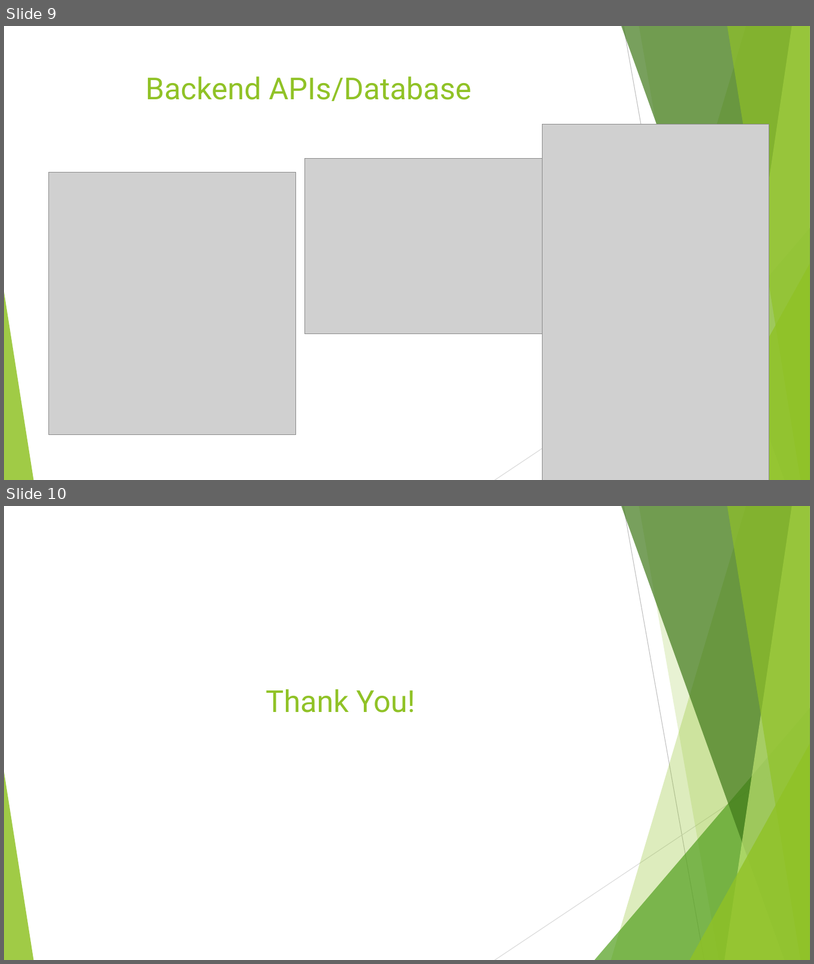
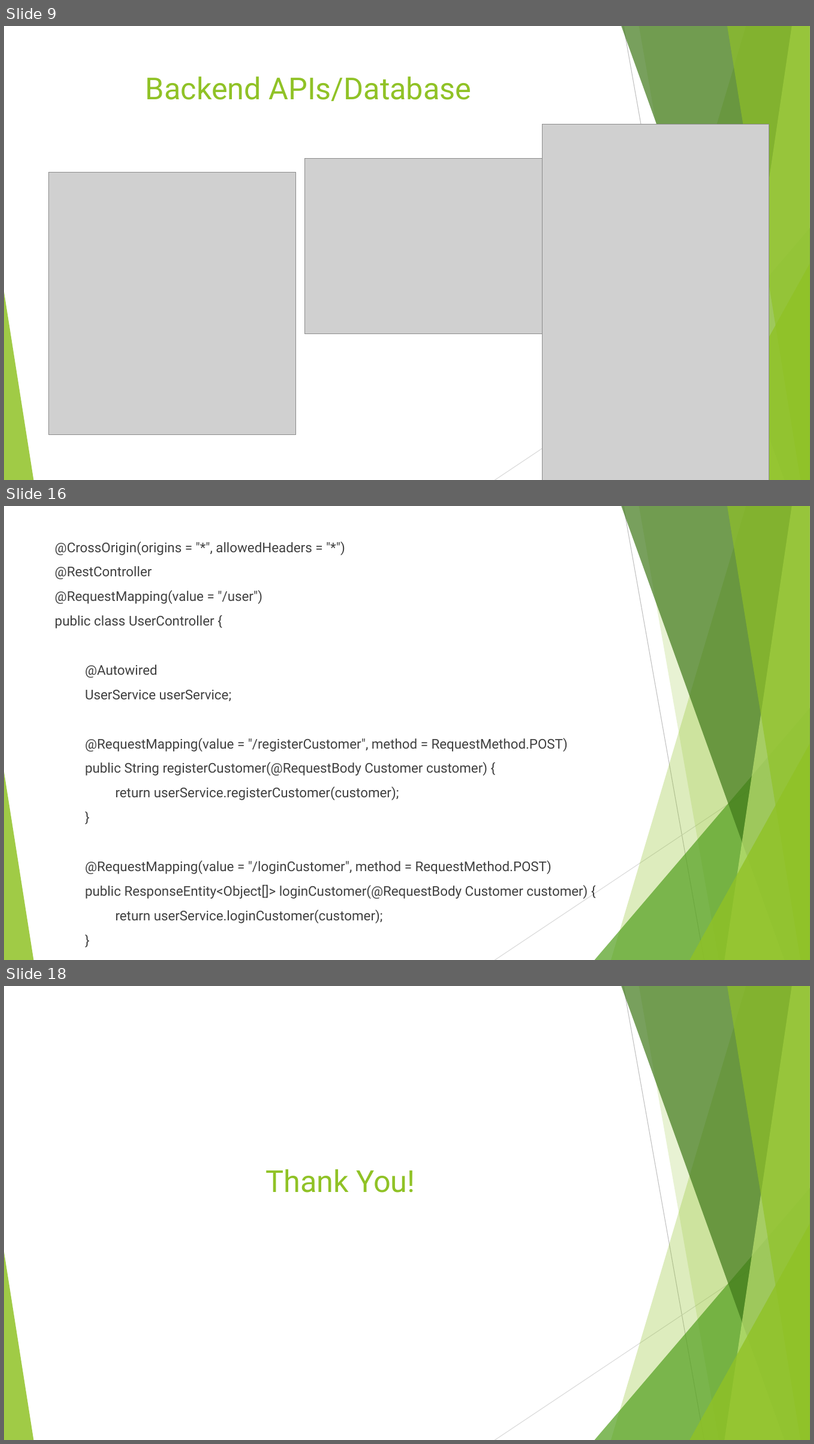
Before and after one commit to ksharish72/ShoppingCart_SpringMVC_React, a slide deck: ShoppingCartDocumentation.pptx. Shown one above the other, each under a label of ours: slides 9 and 10 before the commit, slides 9, 16 and 18 after it; the slides between them are not shown. The pictures are 814x964 and 814x1444 pixels, drawn with LibreOffice and Linux fonts; fonts in the diff are those of the drawing; grey boxes stand for pictures. Boxes give left, top, right and bottom in pixels: in the first picture for what was removed or moved away, otherwise in the second. Text is boxed around its words. In the diff, an @@ line names an element or a change of style, - is before the commit and + after.

```diff
--- a/ShoppingCartDocumentation.pptx
+++ b/ShoppingCartDocumentation.pptx
@@ slide 16 added at [4,506,810,960], background #FFFFFF; not listed: 10 template elements that a slide beside it also shows @@
@@ text added at [55,541,588,898], 16 pt, text #404040 @@
+@CrossOrigin(origins = "*", allowedHeaders = "*")
+@RestController
+@RequestMapping(value = "/user")
+public class UserController {
+@Autowired
+UserService userService;
+@RequestMapping(value = "/registerCustomer", method = RequestMethod.POST)
+public String registerCustomer(@RequestBody Customer customer) {
+return userService.registerCustomer(customer);
+}
+@RequestMapping(value = "/loginCustomer", method = RequestMethod.POST)
+public ResponseEntity<Object[]> loginCustomer(@RequestBody Customer customer) {
+return userService.loginCustomer(customer);
+}
@@ what was slide 10 is now slide 18 @@
```
Also in this commit, not shown: 1 slide changed, 7 other slides added, 9 other files.
